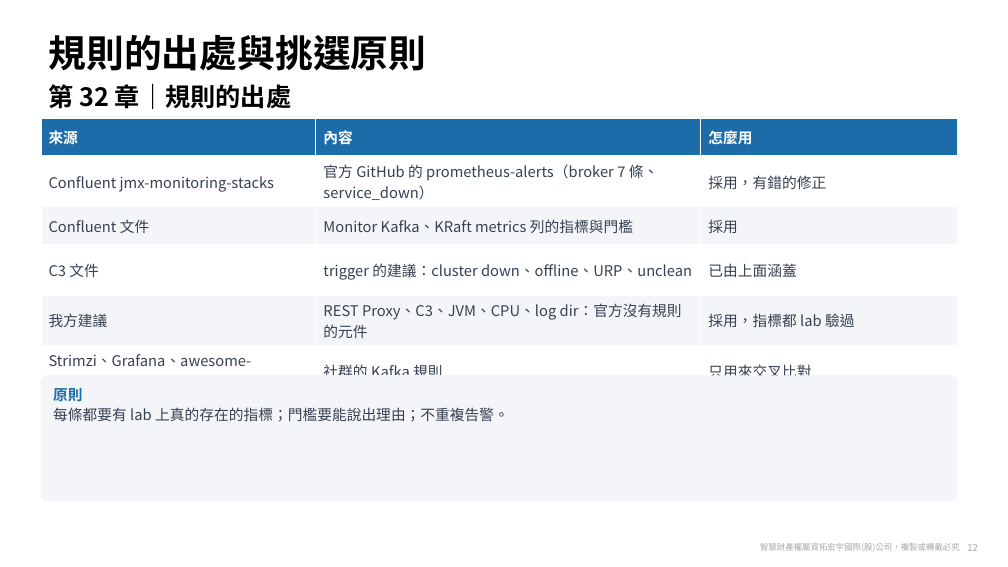
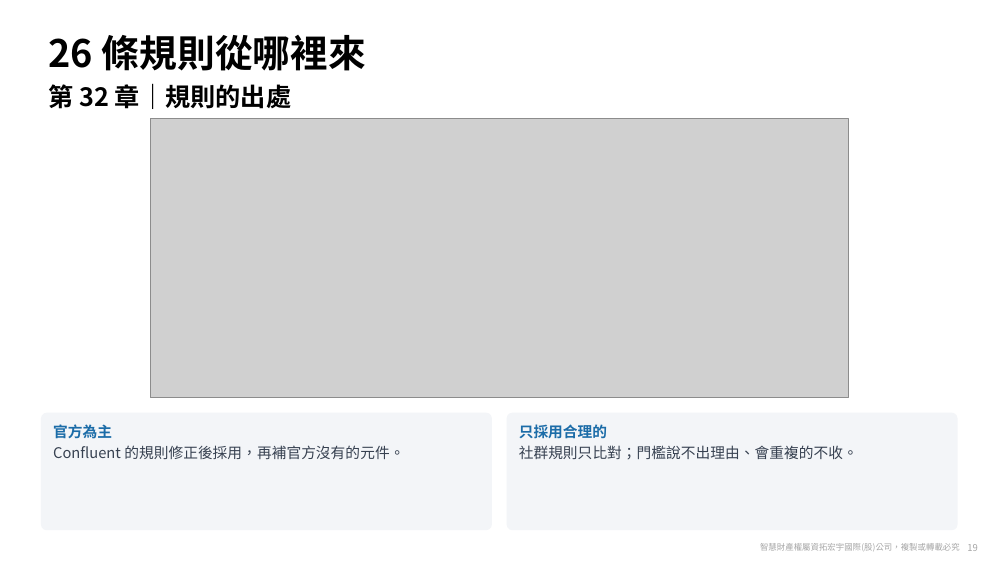
Before and after one commit to zxc81906119/kafka_install_ops, a slide deck: slide 19 of docs/Confluent-第32章-告警方案.pptx (slide 12 before the commit). Drawn at 1008x567 pixels with LibreOffice and Linux fonts; fonts in the diff are those of the drawing; grey boxes stand for pictures; background and template pictures are left out. Boxes give left, top, right and bottom in pixels: in the first picture for what was removed or moved away, otherwise in the second. Text is boxed around its words. In the diff, an @@ line names an element or a change of style, - is before the commit and + after.

```diff
--- a/docs/Confluent-第32章-告警方案.pptx
+++ b/docs/Confluent-第32章-告警方案.pptx
@@ title at <box>48,35,367,71</box>: text changed @@
-規則的出處與挑選原則
+26 條規則從哪裡來
@@ table removed at <box>41,119,958,396</box>, 6 rows, 3 columns @@
-來源 | 內容 | 怎麼用
-Confluent jmx-monitoring-stacks | 官方 GitHub 的 prometheus-alerts（broker 7 條、service_down） | 採用，有錯的修正
-Confluent 文件 | Monitor Kafka、KRaft metrics 列的指標與門檻 | 採用
-C3 文件 | trigger 的建議：cluster down、offline、URP、unclean | 已由上面涵蓋
-我方建議 | REST Proxy、C3、JVM、CPU、log dir：官方沒有規則的元件 | 採用，指標都 lab 驗過
-Strimzi、Grafana、awesome-prometheus-alerts | 社群的 Kafka 規則 | 只用來交叉比對
@@ picture added at <box>150,119,849,398</box> @@
@@ rounded rectangle removed at <box>41,375,957,501</box> @@
-原則
-每條都要有 lab 上真的存在的指標；門檻要能說出理由；不重複告警。
@@ rounded rectangle added at <box>41,413,492,531</box>, fill #F3F5F8, 14 pt, text #374151 @@
+官方為主
+Confluent 的規則修正後採用，再補官方沒有的元件。
@@ rounded rectangle added at <box>507,413,958,531</box>, fill #F3F5F8, 14 pt, text #374151 @@
+只採用合理的
+社群規則只比對；門檻說不出理由、會重複的不收。
@@ page number at <box>967,544,977,551</box>: text changed @@
-12
+19
```
Also in this commit, not shown: 15 other slides changed, 14 slides added, 7 other files.
